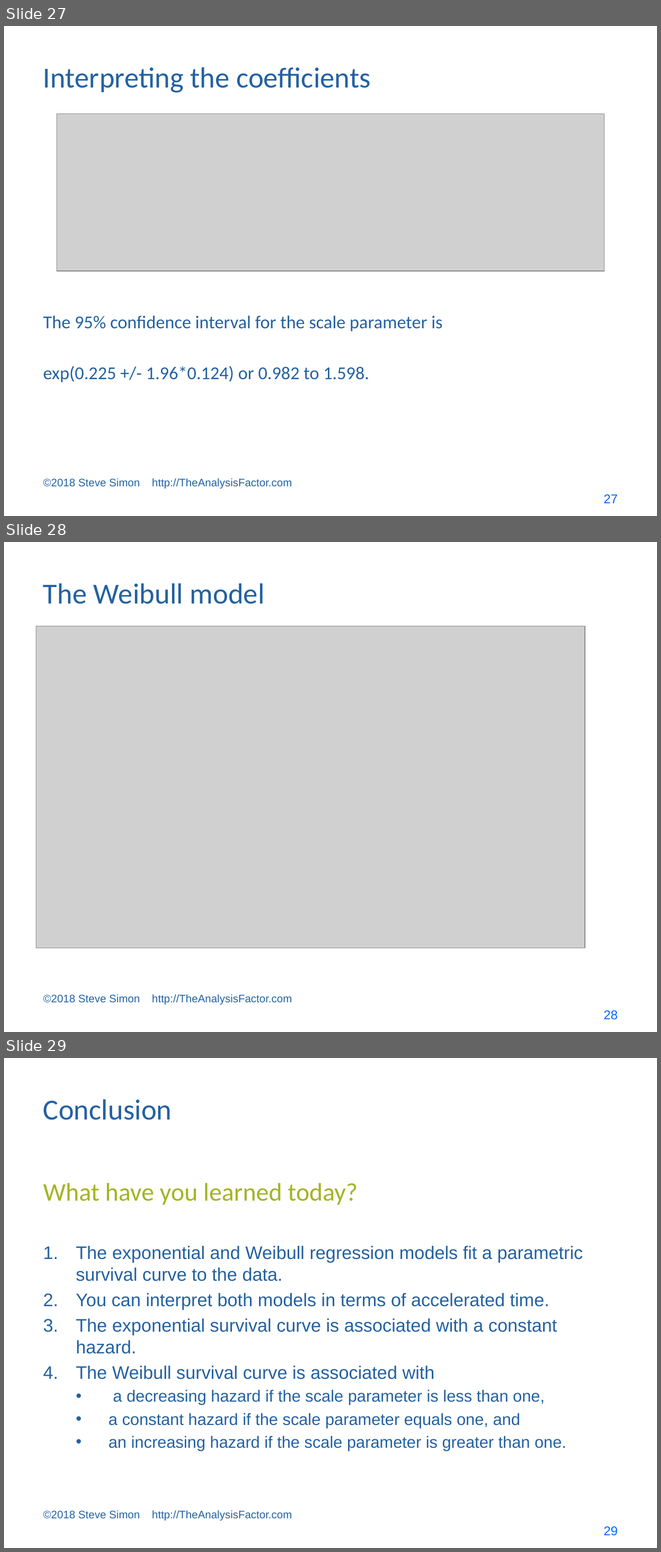
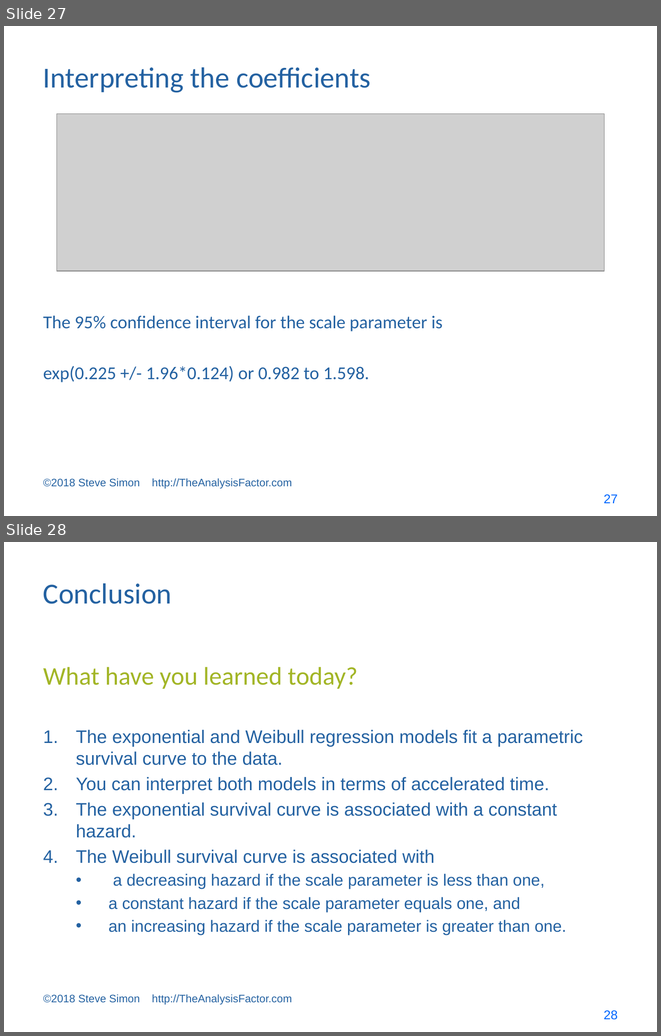
Before and after one commit to pmean/survival-lecture5, a slide deck: doc/survival lecture 5.pptx. Shown one above the other, each under a label of ours: slides 27, 28 and 29 before the commit, slides 27 and 28 after it. The pictures are 661x1552 and 661x1036 pixels, drawn with LibreOffice and Linux fonts; fonts in the diff are those of the drawing; grey boxes stand for pictures. Boxes give left, top, right and bottom in pixels: in the first picture for what was removed or moved away, otherwise in the second. Text is boxed around its words. In the diff, an @@ line names an element or a change of style, - is before the commit and + after.

```diff
--- a/doc/survival lecture 5.pptx
+++ b/doc/survival lecture 5.pptx
@@ slide 28 removed at bbox=[4, 542, 657, 1032], background #FFFFFF @@
@@ title removed at bbox=[43, 583, 265, 604] @@
-The Weibull model
@@ picture removed at bbox=[36, 626, 585, 948] @@
@@ text removed at bbox=[43, 994, 292, 1005] @@
-©2018 Steve Simon http://TheAnalysisFactor.com
@@ page number removed at bbox=[603, 1010, 618, 1020] @@
-28
@@ what was slide 29 is now slide 28 @@
@@ page number at bbox=[603, 1010, 618, 1020]: text changed @@
-29
+28
```
Also in this commit, not shown: 3 other files.
